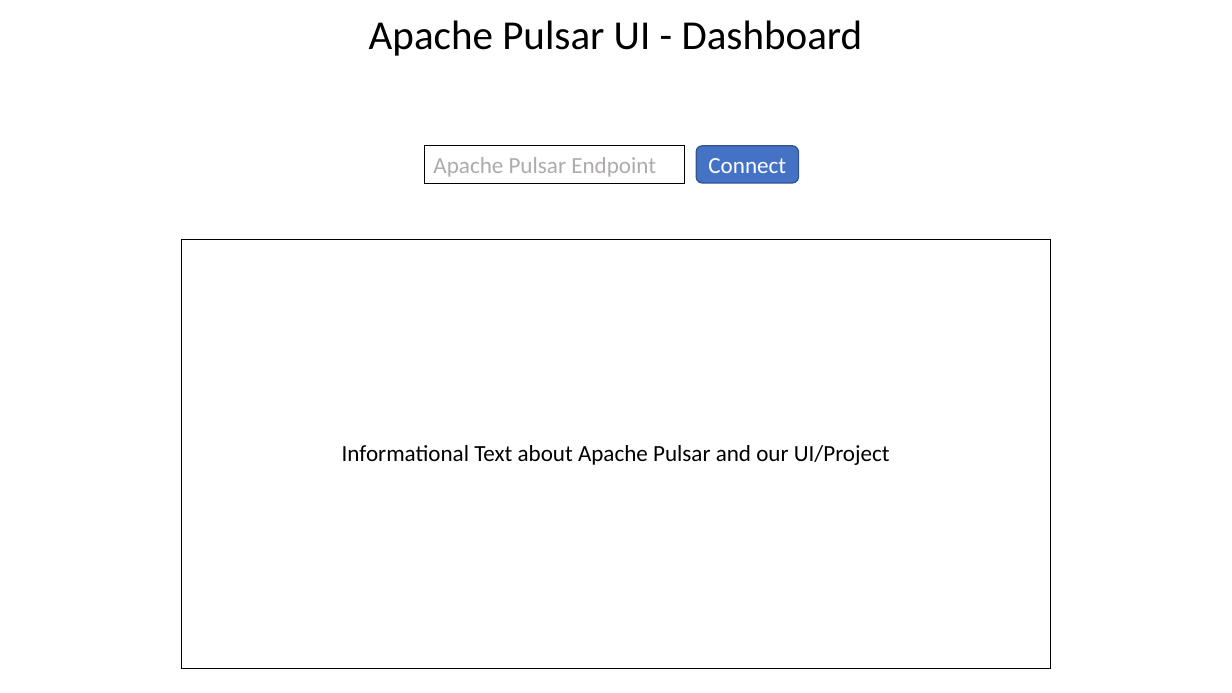
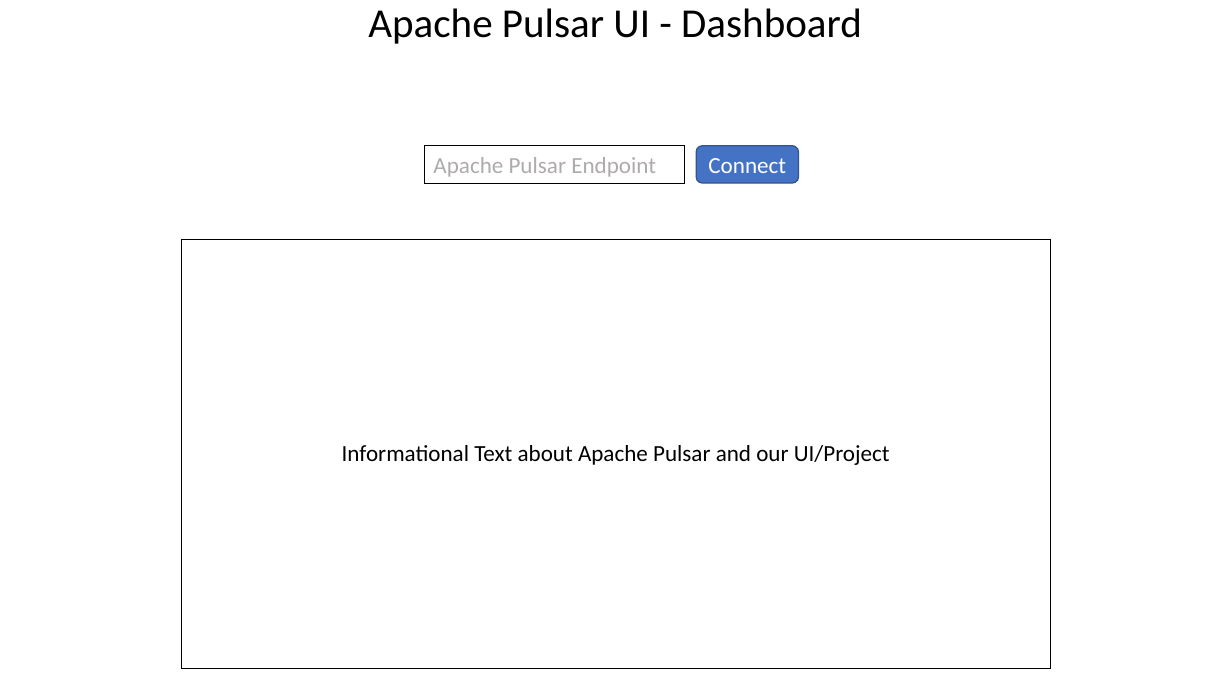
Before and after one commit to amosproj/amos2023ss01-apache-pulsar-ui, a slide deck: slide 2 of Documentation/amos_mockup.pptx. Drawn at 1232x693 pixels with LibreOffice and Linux fonts; fonts in the diff are those of the drawing. Boxes give left, top, right and bottom in pixels: in the first picture for what was removed or moved away, otherwise in the second. Text is boxed around its words. In the diff, an @@ line names an element or a change of style, - is before the commit and + after.

```diff
--- a/Documentation/amos_mockup.pptx
+++ b/Documentation/amos_mockup.pptx
@@ text "Apache Pulsar UI - Dashboard": place and size @@
-text "Apache Pulsar UI - Dashboard" at <box>369,20,863,56</box>
+text "Apache Pulsar UI - Dashboard" at <box>368,8,862,44</box>
```
Also in this commit, not shown: 5 other slides changed, 3 slides added, 1 other file.
